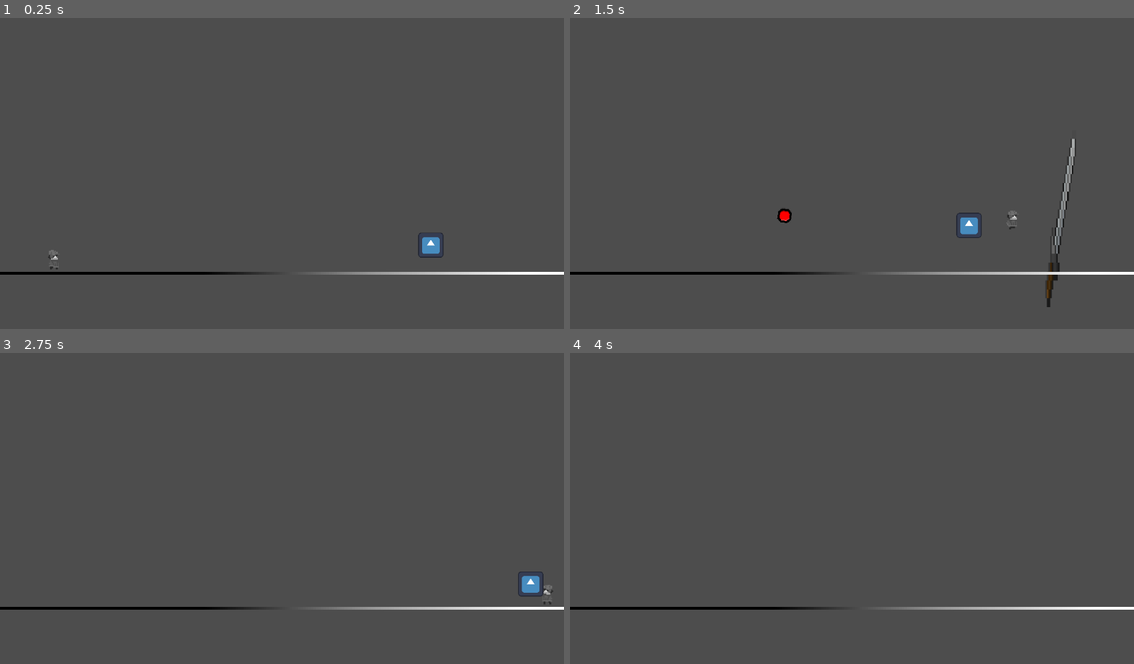
Above: before the commit, frames 1-4 (two rows, left to right).
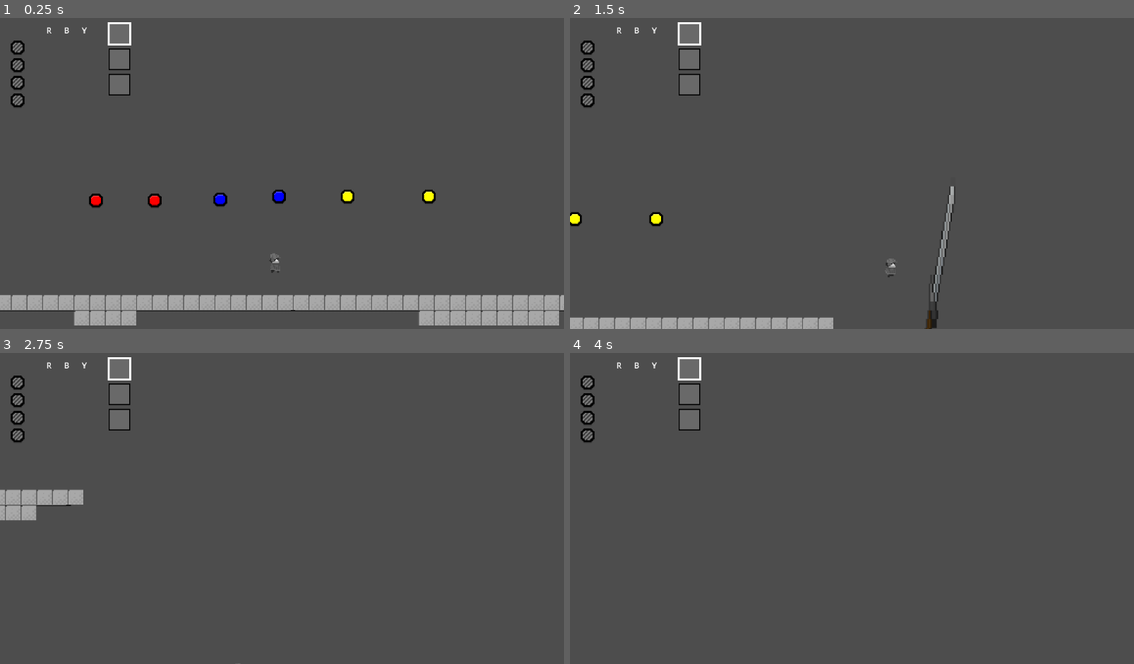
Above: after the commit, the same moments.

Repository: HimeWoo/untitled-paint-game
Game: Godot game, scene res://scenes/item_test.tscn
The game is run twice, just before and just after one commit, with the same random seed, the same clock (stepped at 60 frames per second) and the same inputs. Before the commit the project starts from res://scenes/enemy_test.tscn. The engine's default icon, where the game draws it, is replaced by a stand-in: a white triangle on a blue panel in a dark square.
Inputs (mouse positions are in pixels of both pictures, inside the frame that each line leads up to):
- Up to frame 1 (0.25 s): no input
- Up to frame 2 (1.5 s): tap Enter (queue_confirm) at 0.5 s; move the mouse to (976, 154) at 0.52 s; hold D (move_right) from 0.53 s (still down); tap Shift (dash) at 0.6 s; click (976, 154) at 0.67 s; tap Space (jump) at 0.77 s; move the mouse to (739, 185) at 1.27 s; tap J (melee_attack) at 1.35 s
- Up to frame 3 (2.75 s): tap Space (jump) at 1.52 s; move the mouse to (338, 436) at 2.02 s; release D (move_right) at 2.03 s; hold A (move_left) from 2.03 s (still down); tap 2 (queue_blue) at 2.1 s
- Up to frame 4 (4 s): move the mouse to (823, 567) at 2.77 s; release A (move_left) at 2.78 s; hold D (move_right) from 2.78 s (still down); tap R (queue_clear) at 2.85 s; click (823, 567) at 2.92 s; tap Space (jump) at 3.02, 3.77 s; move the mouse to (1021, 552) at 3.52 s; tap Enter (queue_confirm) at 3.6 s

The runs differ from the first frame. In frame 1, 9.2% of the frame differs, in the area x 0-100%, y 1-99%; in frame 2, 5.4%; in frame 3, 3.3%; in frame 4, 2.0%.

Commit message:
fix: only allow two purple tiles to be painted at once

Diff:
--- a/untitled-paint-game/project.godot
+++ b/untitled-paint-game/project.godot
@@ -11,7 +11,7 @@
 [application]
 
 config/name="untitled-paint-game"
-run/main_scene="uid://48i18u4jme0m"
+run/main_scene="uid://5j7165prjd2j"
 config/features=PackedStringArray("4.5", "GL Compatibility")
 config/icon="res://assets/icon.svg"
 
--- a/untitled-paint-game/scripts/melee_attack.gd
+++ b/untitled-paint-game/scripts/melee_attack.gd
@@ -67,9 +67,12 @@
 				var cell := Vector2i(x, y)
 				var data = _tilemap.get_cell_tile_data(cell)
 				if data and data.get_custom_data("can_paint"):
-					var src = _tilemap.get_cell_source_id(cell)
-					var atlas = _tilemap.get_cell_atlas_coords(cell)
-					_tilemap.set_cell(cell, src, atlas, alt_id)
+					if _selected_color == PaintColor.Colors.PURPLE and _tilemap.has_method("paint_purple"):
+						_tilemap.paint_purple(cell)
+					else:
+						var src = _tilemap.get_cell_source_id(cell)
+						var atlas = _tilemap.get_cell_atlas_coords(cell)
+						_tilemap.set_cell(cell, src, atlas, alt_id)
 
 func _color_to_alt(color: PaintColor.Colors) -> int:
 	match color:
--- a/untitled-paint-game/scripts/paintable.gd
+++ b/untitled-paint-game/scripts/paintable.gd
@@ -3,6 +3,9 @@
 # Define the maximum ID you have created.
 # If you have Default (0), Red (1), and Blue (2), your count is 3.
 const TOTAL_COLORS = 8
+
+var purple_cells: Array[Vector2i] = []
+
 
 func _input(event):
 	if event is InputEventMouseButton and event.pressed and event.button_index == MOUSE_BUTTON_LEFT:
@@ -65,3 +68,20 @@
 
 	# If no other purple tile exists, return a "Zero" vector to signal failure
 	return Vector2.ZERO
+
+func paint_purple(cell: Vector2i) -> void:
+	var alt_default := 0
+	var alt_purple := 7
+	if get_cell_alternative_tile(cell) == alt_purple:
+		return  # already purple
+
+	if purple_cells.size() >= 2:
+		var to_clear : Variant = purple_cells.pop_front()
+		var src := get_cell_source_id(to_clear)
+		var atlas := get_cell_atlas_coords(to_clear)
+		set_cell(to_clear, src, atlas, alt_default)
+
+	var src_new := get_cell_source_id(cell)
+	var atlas_new := get_cell_atlas_coords(cell)
+	set_cell(cell, src_new, atlas_new, alt_purple)
+	purple_cells.push_back(cell)
--- a/untitled-paint-game/scripts/player.gd
+++ b/untitled-paint-game/scripts/player.gd
@@ -140,7 +140,6 @@
 			# --- PURPLE (Teleport) ---
 			var is_teleporter = tile_data.get_custom_data("is_teleporter")
 
-			# --- PURPLE (Teleport) ---
 			if is_teleporter and tile_coords != last_frame_tile_coords and teleport_cooldown_timer <= 0:
 				var target_pos = terrain_map.get_teleport_target(tile_coords)
 				if target_pos != Vector2.ZERO:
